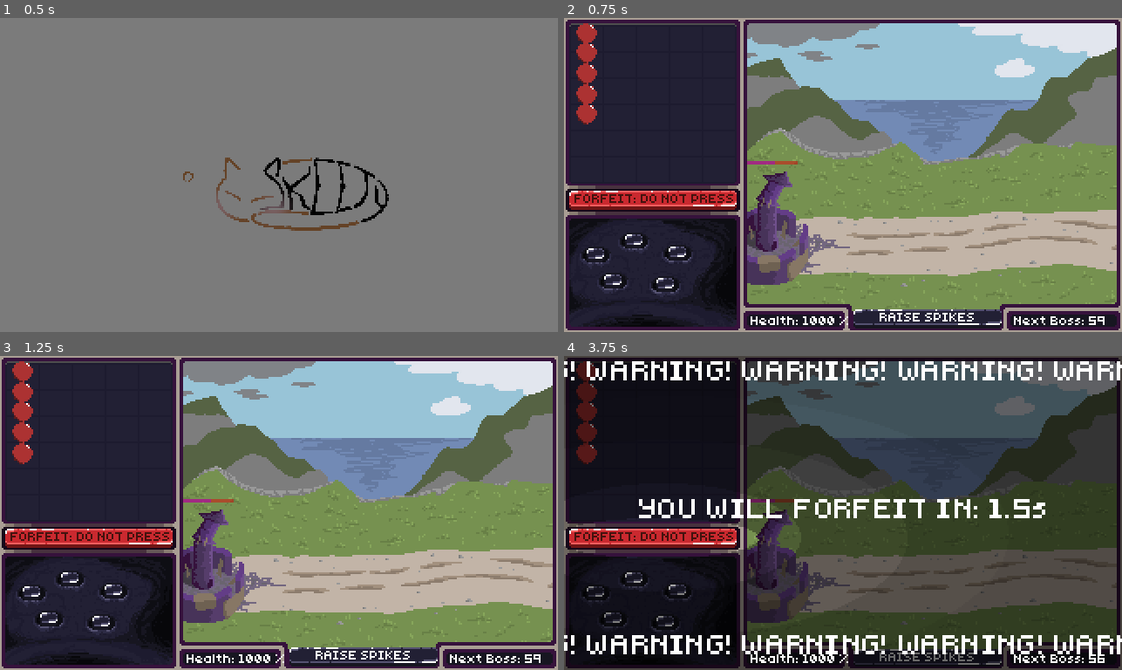
Above: before the commit, frames 1-4 (two rows, left to right).
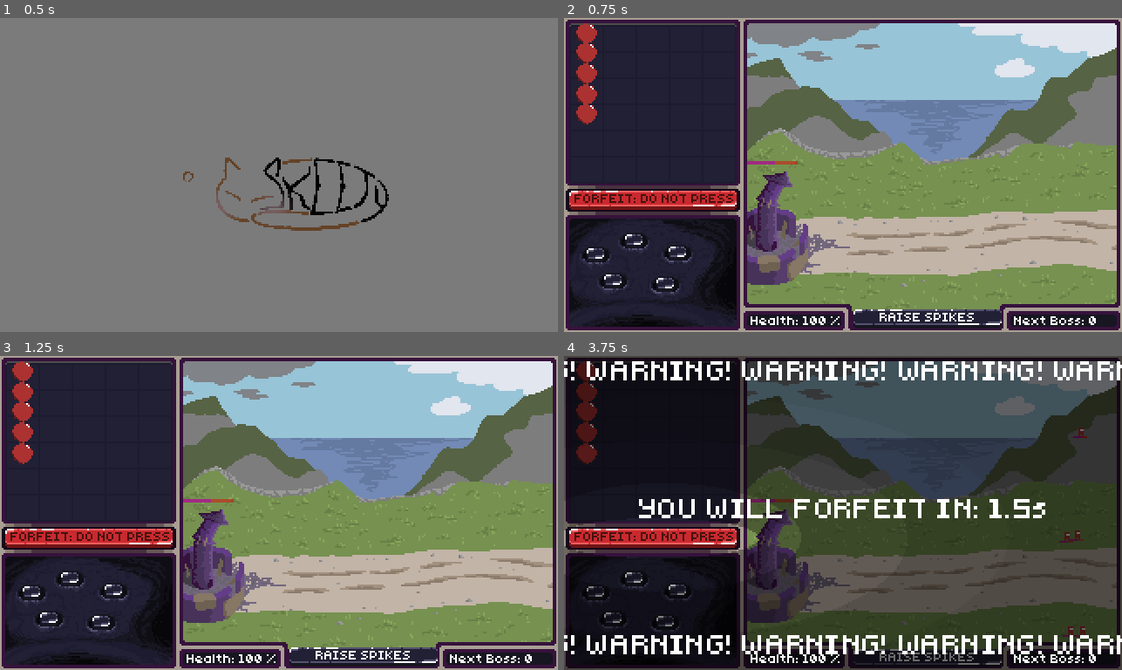
Above: after the commit, the same moments.

Repository: Team-Skeejy/ld55_summoning
Game: Godot game, scene res://scenes/roots/splash/splash_screen.tscn
The game is run twice, just before and just after one commit, with the same random seed, the same clock (stepped at 60 frames per second) and the same inputs.
Inputs (mouse positions are in pixels of both pictures, inside the frame that each line leads up to):
- Up to frame 1 (0.5 s): no input
- Up to frame 2 (0.75 s): tap Enter at 0.5 s; move the mouse to (965, 159) at 0.52 s; tap Tab (Tab) at 0.6 s; click (965, 159) at 0.67 s
- Up to frame 3 (1.25 s): no input
- Up to frame 4 (3.75 s): tap Space at 1.25 s; drag from (653, 534) to (926, 654) at 1.27 s; tap Tab (Tab) at 2.1 s; click (926, 654) at 2.17 s; drag from (586, 371) to (926, 654) at 2.77 s; drag from (586, 390) to (653, 440) at 3.52 s

Frame 1 is identical in both runs. In frame 2, less than 0.1% of the frame differs, in the area x 47-97%, y 95-98%; in frame 3, less than 0.1%; in frame 4, 0.3%, in the area x 47-97%, y 22-98%.

Commit message:
UI items respont correctly

Diff:
--- a/scenes/roots/game/game.gd
+++ b/scenes/roots/game/game.gd
@@ -14,7 +14,7 @@
 
 func _process(_delta: float) -> void:
 	ui.set_seconds_til_next_wave(int(wave_machine.boss_interval - wave_machine.boss_timer))
-	ui.set_health_as_percentage(dude_container.good_home.health) # fix this
+	ui.set_health_as_percentage(dude_container.good_home.health / dude_container.good_home.max_health)
 
 func spawn_entity() -> void:
 	#fetch from a drop table
--- a/scenes/roots/game/game.tscn
+++ b/scenes/roots/game/game.tscn
@@ -38,8 +38,8 @@
 
 [node name="WaveController" parent="." node_paths=PackedStringArray("dude_container") instance=ExtResource("6_j4isa")]
 dude_container = NodePath("../DudeContainer")
-mook_interval = 10.0
-wave_timer_reduction = 0.1
+mook_interval = 1.0
+boss_interval = 1.0
 
 [connection signal="dude_killed" from="DudeContainer" to="." method="_on_dude_container_dude_killed"]
 [connection signal="house_killed" from="DudeContainer" to="." method="_on_house_killed"]
--- a/scenes/ui_entities/ui/ui.gd
+++ b/scenes/ui_entities/ui/ui.gd
@@ -51,7 +51,7 @@
 
 
 func set_health_as_percentage(value: int) -> void:
-	health_label.text = "Health: %s %%" % value
+	health_label.text = "Health: %s %%" % (value * 100)
 
 func set_seconds_til_next_wave(value: int) -> void:
 	wave_label.text = "Next Boss: %s" % value
